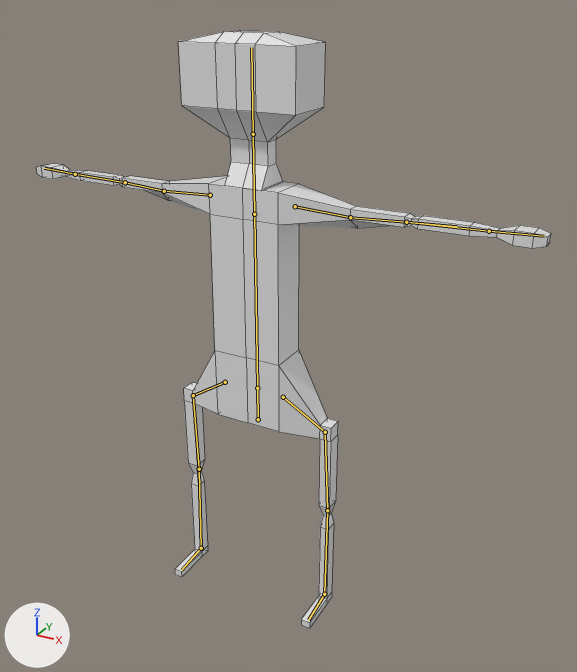
The Blender file models/humanoid/humanoid_post_mirror_apply.blend as it was, and as the next commit left it.
Both versions are drawn from a 50 mm camera at (10.38, -17.08, 16.95) aimed at (0.9, 0.15, 8.33). Every picture has the same lights, and +X, +Y and +Z are marked at lower left. The bones that bend it are drawn over the model as lines. Mesh edges are drawn as thin lines.

Names of what the first picture shows: 'Humanoid'.
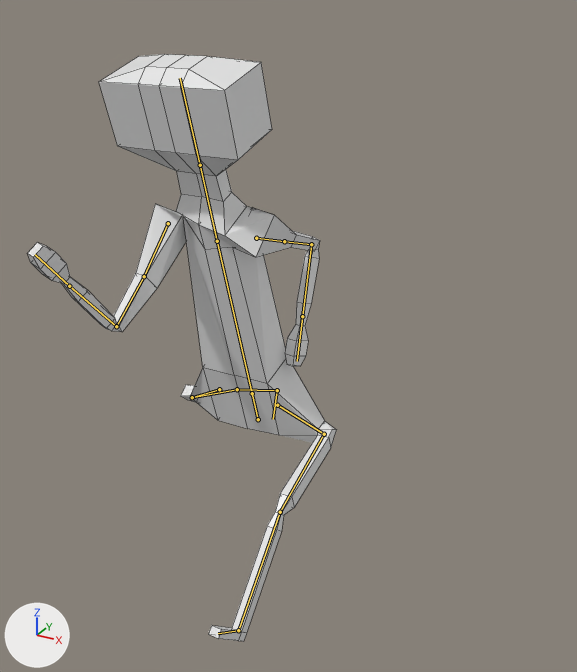
The newer file adds an action. The first version stands in its rest pose; the second is drawn at frame 10 of the action 'ArmatureAction'.

Edits to the scene script, one JSON object a line:
```json
{"block": "bone_bone", "where": "bone_bone = bpy.data.objects['Armature'].pose.bones['Bone']"}
{"op": "set", "path": "bone_bone.rotation_quaternion", "old": "(1.0, 0.0, 0.0, 0.0)", "new": "(0.989, 0.146, 0.0, 0.0)", "note": "degrees (0, 0, 0) -> degrees (17, 0, 0)"}
{"block": "bone_arm_1_l", "where": "bone_arm_1_l = bpy.data.objects['Armature'].pose.bones['arm.1.l']  # child of 'Bone.001'"}
{"op": "set", "path": "bone_arm_1_l.rotation_quaternion", "old": "(1.0, 0.0, 0.0, 0.0)", "new": "(0.579, -0.251, 0.403, -0.663)", "note": "degrees (0, 0, 0) -> degrees (-56, 8, -102)"}
{"block": "bone_arm_3_l", "where": "bone_arm_3_l = bpy.data.objects['Armature'].pose.bones['arm.3.l']  # child of 'arm.2.l'"}
{"op": "set", "path": "bone_arm_3_l.rotation_quaternion", "old": "(1.0, 0.0, 0.0, 0.0)", "new": "(0.707, 0.204, -0.017, -0.677)", "note": "degrees (0, 0, 0) -> degrees (19, 15, -85)"}
{"block": "bone_arm_1_r", "where": "bone_arm_1_r = bpy.data.objects['Armature'].pose.bones['arm.1.r']  # child of 'Bone.001'"}
{"op": "set", "path": "bone_arm_1_r.rotation_quaternion", "old": "(1.0, 0.0, 0.0, 0.0)", "new": "(0.641, 0.478, 0.267, 0.538)", "note": "degrees (0, 0, 0) -> degrees (66, -10, 74)"}
{"block": "bone_arm_3_r", "where": "bone_arm_3_r = bpy.data.objects['Armature'].pose.bones['arm.3.r']  # child of 'arm.2.r'"}
{"op": "set", "path": "bone_arm_3_r.rotation_quaternion", "old": "(1.0, 0.0, 0.0, 0.0)", "new": "(0.707, 0.204, 0.017, 0.677)", "note": "degrees (0, 0, 0) -> degrees (19, -15, 85)"}
{"block": "bone_leg_2_l", "where": "bone_leg_2_l = bpy.data.objects['Armature'].pose.bones['leg.2.l']  # child of 'leg.1.l'"}
{"op": "set", "path": "bone_leg_2_l.rotation_quaternion", "old": "(1.0, 0.0, 0.0, 0.0)", "new": "(0.707, -0.68, -0.013, -0.195)", "note": "degrees (0, 0, 0) -> degrees (-85, -16, -16)"}
{"block": "bone_leg_3_l", "where": "bone_leg_3_l = bpy.data.objects['Armature'].pose.bones['leg.3.l']  # child of 'leg.2.l'"}
{"op": "set", "path": "bone_leg_3_l.rotation_quaternion", "old": "(1.0, 0.0, 0.0, 0.0)", "new": "(0.966, 0.257, 0.002, 0.034)", "note": "degrees (0, 0, 0) -> degrees (30, -1, 4)"}
{"block": "bone_leg_2_r", "where": "bone_leg_2_r = bpy.data.objects['Armature'].pose.bones['leg.2.r']  # child of 'leg.1.r'"}
{"op": "set", "path": "bone_leg_2_r.rotation_quaternion", "old": "(1.0, 0.0, 0.0, 0.0)", "new": "(0.906, 0.406, -0.008, -0.116)", "note": "degrees (0, 0, 0) -> degrees (48, 5, -13)"}
{"block": "bone_bone_002", "where": "bone_bone_002 = bpy.data.objects['Armature'].pose.bones['Bone.002']"}
{"op": "set", "path": "bone_bone_002.rotation_quaternion", "old": "(1.0, 0.0, 0.0, 0.0)", "new": "(0.989, 0.146, 0.0, 0.0)", "note": "degrees (0, 0, 0) -> degrees (17, 0, 0)"}
```

What differs and where, as boxes [x1, y1, x2, y2] in the pictures (577 x 672 px):
```json
{"object": "Humanoid", "change": "posed", "before": [37, 31, 551, 628], "after": [28, 54, 336, 641], "on screen": "40% narrower"}
{"bone": "Bone", "before": "(258, 419) to (257, 388)", "after": "(258, 419) to (252, 393)"}
{"bone": "arm.1.l", "before": "(295, 206) to (350, 217)", "after": "(256, 238) to (284, 241)"}
{"bone": "arm.3.l", "before": "(406, 222) to (489, 231)", "after": "(311, 244) to (302, 316)"}
{"bone": "arm.1.r", "before": "(210, 195) to (164, 191)", "after": "(168, 223) to (144, 276)"}
{"bone": "arm.3.r", "before": "(125, 182) to (75, 174)", "after": "(116, 326) to (69, 286)"}
{"bone": "leg.2.l", "before": "(325, 432) to (327, 510)", "after": "(324, 434) to (280, 512)"}
{"bone": "leg.3.l", "before": "(327, 510) to (324, 594)", "after": "(280, 512) to (238, 630)"}
{"bone": "leg.2.r", "before": "(193, 395) to (199, 469)", "after": "(192, 397) to (237, 389)"}
{"bone": "Bone.002", "before": "(258, 419) to (257, 388)", "after": "(258, 419) to (252, 393)"}
```
